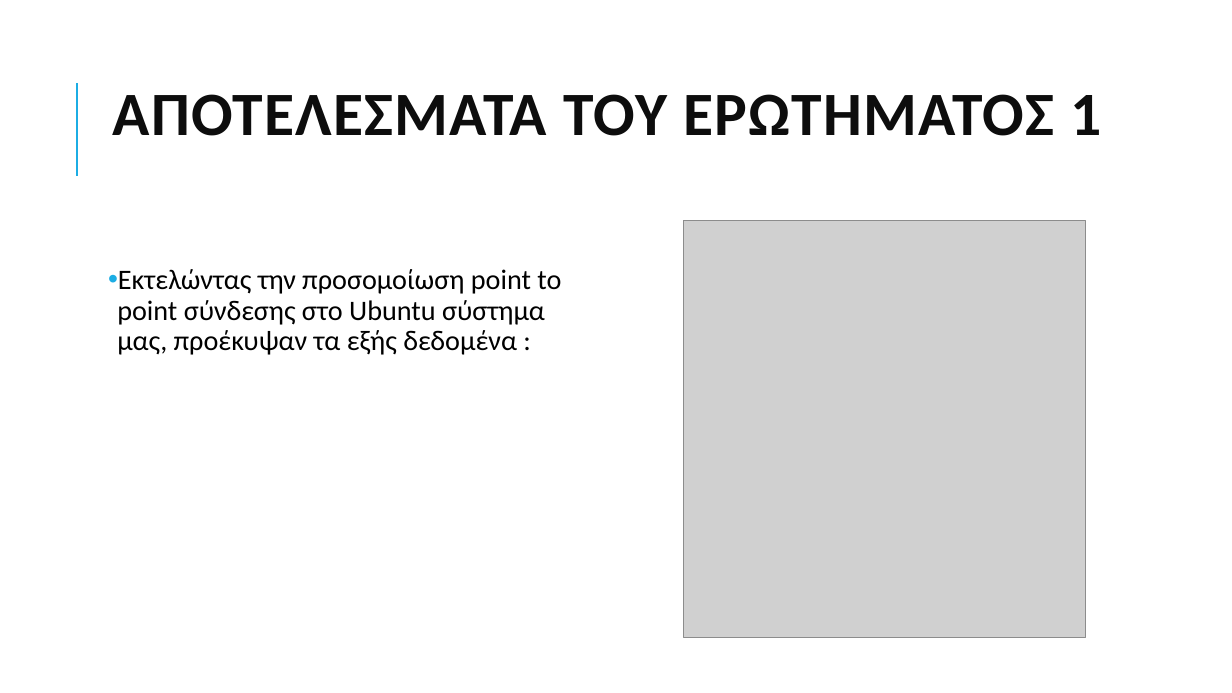
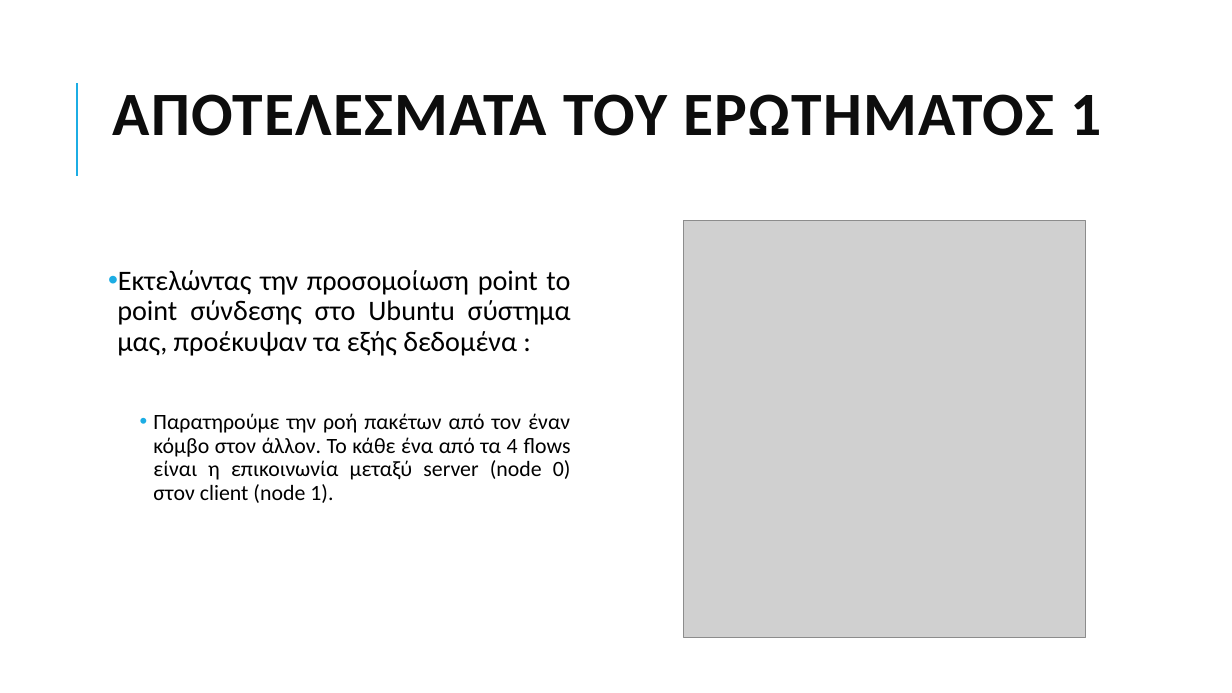
Before and after one commit to grgmyl/Ns3Project, a slide deck: slide 7 of Presentations/Ns-3_presentation_F.pptx. Drawn at 1232x693 pixels with LibreOffice and Linux fonts; fonts in the diff are those of the drawing; grey boxes stand for pictures. Boxes give left, top, right and bottom in pixels: in the first picture for what was removed or moved away, otherwise in the second. Text is boxed around its words. In the diff, an @@ line names an element or a change of style, - is before the commit and + after.

```diff
--- a/Presentations/Ns-3_presentation_F.pptx
+++ b/Presentations/Ns-3_presentation_F.pptx
@@ text at box(117, 270, 571, 356): alignment left to justified @@
@@ text at box(153, 413, 571, 503): paragraph added @@
+    • Παρατηρούμε την ροή πακέτων από τον έναν κόμβο στον άλλον. Το κάθε ένα από τα 4 flows είναι η επικοινωνία μεταξύ server (node 0) στον client (node 1).
```
Also in this commit, not shown: 10 other slides changed.
